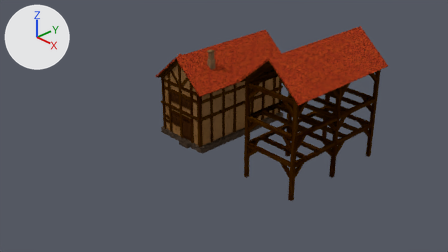
Renders of the Blender file village/village.blend from each side of a commit.
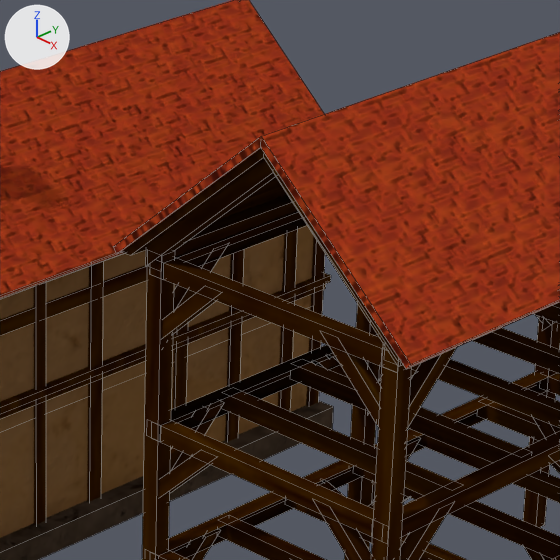
There are two pictures of each version: one from the file's camera 'Camera', one close up on the part from 48% to 74% of the width and 12% to 57% of the height. Every picture has the same lights, and +X, +Y and +Z are marked at upper left. The close-ups show mesh edges as thin lines.

In view in the first close-up: 'house1-base', 'house1-wall', 'pillar1', 'pillar2', 'prop', 'roof1', 'roof2'.
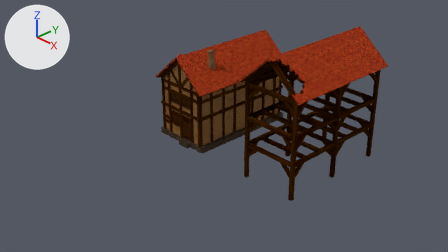
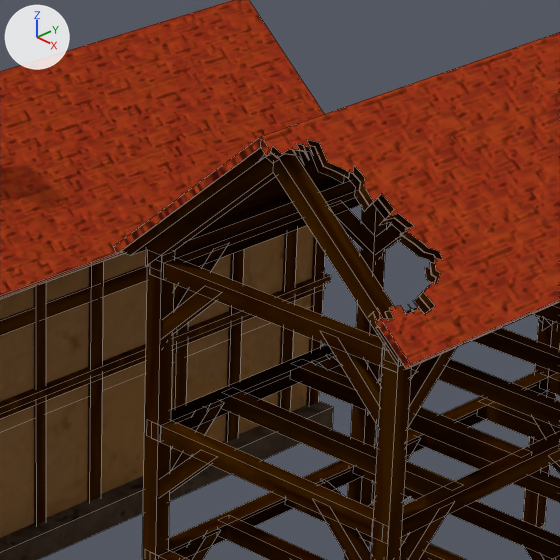
Where the change shows, as pixel boxes (x1, y1, x2, y2) in the close-ups (560 x 560 px):
'roof2', modifiers changed: (113, 32, 560, 369) in both

The change, as a list of edits to the scene's bpy script:
```text
Add me_circle_001:
    me_circle_001.from_pydata(...)  # 128 vertices, 98 faces; spans x -1.07..1.04, y -1.22..0.84, z -0.26..0.78
Change ob_roof2:
    add _m = ob_roof2.modifiers.new('Boolean', 'BOOLEAN')
    add _m.object = ob_roof2_hole_mesh
    add _m.solver = 'FLOAT'
Add ob_roof2_hole_mesh:
    ob_roof2_hole_mesh = bpy.data.objects.new('roof2-hole-mesh', me_circle_001)
    ob_roof2_hole_mesh.location = (2.199, -0.907, 1.73)
    ob_roof2_hole_mesh.rotation_euler = (0.0, 0.634, 0.0)  # degrees (0, 36, 0)
    ob_roof2_hole_mesh.scale = (0.295, 0.24, 0.295)
```
